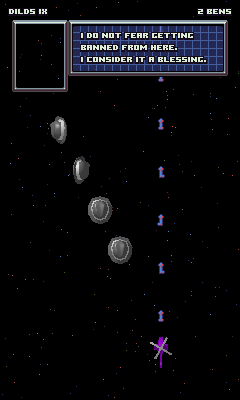
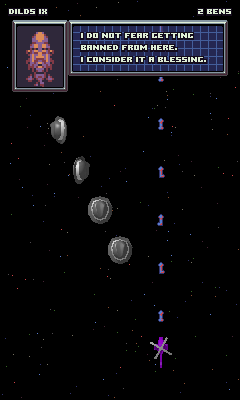
Layer changes from the first (240, 400) image to the second:
added layer "Portrait" above "Play" over left=17, top=26, right=63, bottom=87
